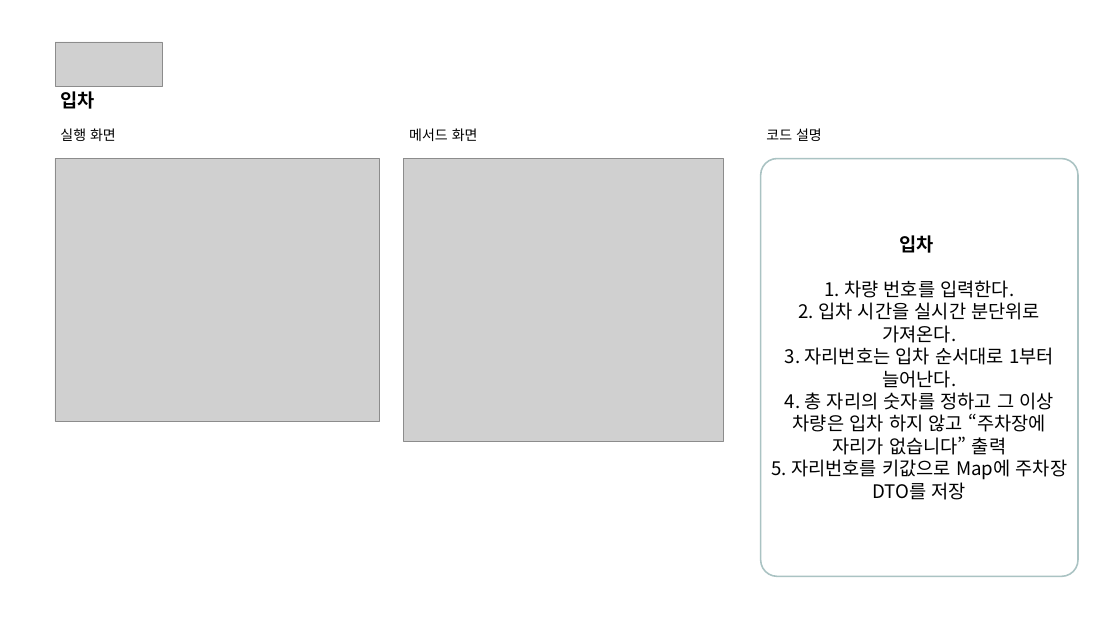
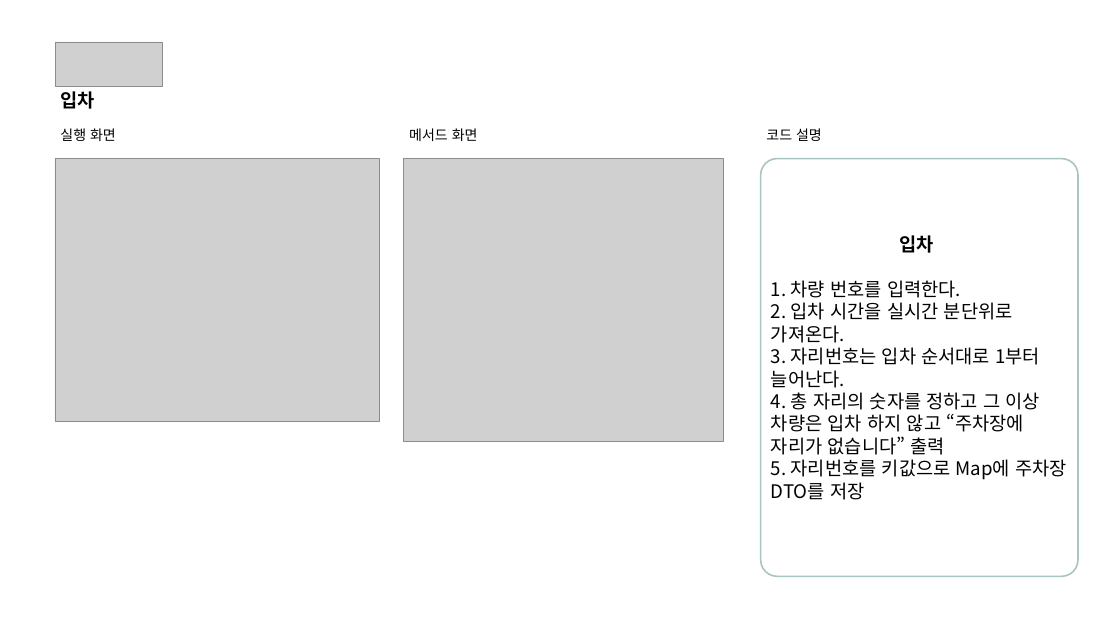
Before and after one commit to seonjangwon/CarPark_Project, a slide deck: slide 6 of 자바프로젝트결과.pptx. Drawn at 1120x630 pixels with LibreOffice and Linux fonts; fonts in the diff are those of the drawing; grey boxes stand for pictures. Boxes give left, top, right and bottom in pixels: in the first picture for what was removed or moved away, otherwise in the second. Text is boxed around its words. In the diff, an @@ line names an element or a change of style, - is before the commit and + after.

```diff
--- a/자바프로젝트결과.pptx
+++ b/자바프로젝트결과.pptx
@@ text in rounded rectangle at [771,280,1067,500]: alignment centre to left @@
```
Also in this commit, not shown: 6 other slides changed, 1 slide added.
